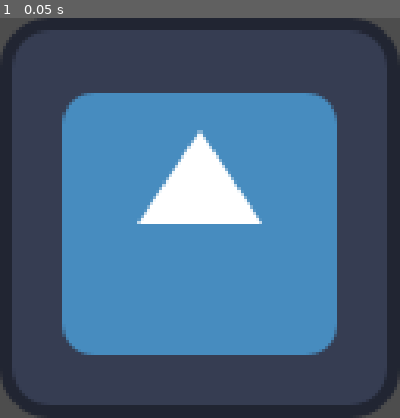
Above: before the commit, frame 1.
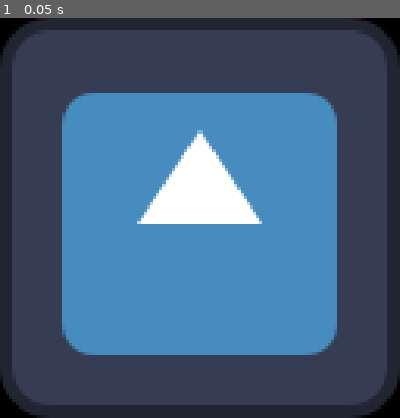
Above: after the commit, the same moment.

Repository: V93977029l/Windows_Pet
Game: Godot game, scene res://node_2d.tscn
Two runs of this game, one before a commit and one after it. Both use one fixed random seed, a clock stepped at 60 frames per second and the inputs below. The engine's default icon, where the game draws it, is replaced by a stand-in: a white triangle on a blue panel in a dark square.
Inputs:
- Up to frame 1 (0.05 s): no input

The runs differ from the first frame. In frame 1, 1.4% of the frame differs, in the area x 0-100%, y 0-100%.

Commit message:
refactor(pet): 移除未使用的右键点击脚本功能
清理冗余代码，删除不再需要的右键点击脚本及相关调用，简化代码结构

Diff:
--- a/transparent-pet/pet.gd
+++ b/transparent-pet/pet.gd
@@ -1,44 +1,42 @@
 extends Node2D
 
+# 核心修正：用new()实例化RefCounted脚本，完全删掉找空节点的代码
+@onready var drag_script = preload("res://pet_drag.gd").new()
 @onready var pet_sprite: Sprite2D = $Sprite2D
-# 记录点击偏移（整型，无精度误差）
-var click_offset: Vector2i = Vector2i.ZERO
-# 拖动标记（全局生效）
-var is_dragging: bool = false
 
 func _ready():
-	# 窗口尺寸适配
+	print("✅ ====== 桌宠主程序初始化完成 =======")
+	# 1. 窗口基础配置（最终版，无属性错误）
+	init_window()
+	# 2. 初始化附属脚本（直接调用init，无需判空找节点）
+	drag_script.init(self)
+
+# 窗口初始化（4.x官方正确配置，透明+无边框+穿透）
+func init_window():
 	if pet_sprite and pet_sprite.texture:
 		var sprite_size: Vector2 = pet_sprite.texture.get_size()
 		var sprite_size_i: Vector2i = Vector2i(int(round(sprite_size.x)), int(round(sprite_size.y)))
 		get_window().size = sprite_size_i
-
-		# 窗口居中
 		var screen_size_i: Vector2i = DisplayServer.screen_get_size()
 		var window_pos_i: Vector2i = (screen_size_i - sprite_size_i) / 2
 		get_window().position = window_pos_i
+		# Window属性最终版
+		var window = get_window()
+		window.borderless = true
+		window.transparent = true
+		window.transparent_bg = true
+		# 4.x官方鼠标穿透方法
+		DisplayServer.window_set_flag(
+			window.get_window_id(),
+			DisplayServer.WINDOW_FLAG_MOUSE_PASSTHROUGH,
+			true
+		)
+		print("📌 桌宠窗口尺寸：", sprite_size_i, "，位置：", window_pos_i)
 
-# 仅用于检测“鼠标在碰撞区内按下”（触发拖动开始）
-func _on_area_2d_input_event(_viewport: Node, event: InputEvent, _shape_idx: int) -> void:
-	# 只有在碰撞区内按下左键，才开始拖动
-	if event is InputEventMouseButton and event.button_index == MOUSE_BUTTON_LEFT:
-		if event.pressed:
-			# 记录鼠标与窗口的偏移（用全局鼠标位置，无视口干扰）
-			var mouse_global: Vector2i = DisplayServer.mouse_get_position()
-			click_offset = mouse_global - get_window().position
-			is_dragging = true
-		else:
-			is_dragging = false
+# 转发Input事件到附属脚本（直接调用，无需判空）
+func _input(event: InputEvent):
+	drag_script.handle_drag_input(event)
 
-# 全局输入事件：只要拖动状态为true，无论鼠标在哪都持续更新位置
-func _input(event: InputEvent) -> void:
-	# 1. 全局监听鼠标松开（防止鼠标移出碰撞区后松不开）
-	if event is InputEventMouseButton and event.button_index == MOUSE_BUTTON_LEFT and not event.pressed:
-		is_dragging = false
-
-	# 2. 拖动状态下，实时更新窗口位置（不受碰撞区限制）
-	if is_dragging and event is InputEventMouseMotion:
-		var mouse_global: Vector2i = DisplayServer.mouse_get_position()
-		var target_pos: Vector2i = mouse_global - click_offset
-		# 直接设置窗口位置，全程整型无抖动
-		get_window().position = target_pos
+# 转发Area2D的input_event信号到拖动脚本（直接调用，无需判空）
+func _on_area_2d_input_event(_viewport: Node, event: InputEvent, _shape_idx: int):
+	drag_script.handle_area_input_event(event)
--- /dev/null
+++ b/transparent-pet/pet_drag.gd
@@ -0,0 +1,33 @@
+# 删掉extends Node，默认继承RefCounted，无需空节点
+var parent_node: Node2D # 主节点引用
+var click_offset: Vector2i = Vector2i.ZERO
+var is_dragging: bool = false
+
+# 初始化（接收主节点）
+func init(node: Node2D):
+	parent_node = node
+	print("✅ 拖动逻辑初始化完成")
+
+# 处理Area2D的点击事件（触发拖动）
+func handle_area_input_event(event: InputEvent):
+	if not parent_node: return
+
+	if event is InputEventMouseButton and event.button_index == MOUSE_BUTTON_LEFT:
+		if event.pressed:
+			var mouse_global: Vector2i = DisplayServer.mouse_get_position()
+			click_offset = mouse_global - parent_node.get_window().position
+			is_dragging = true
+		else:
+			is_dragging = false
+
+# 处理Input事件（执行拖动）
+func handle_drag_input(event: InputEvent):
+	if not parent_node: return
+
+	# 左键松开停止拖动
+	if event is InputEventMouseButton and event.button_index == MOUSE_BUTTON_LEFT and not event.pressed:
+		is_dragging = false
+	# 执行拖动
+	if is_dragging and event is InputEventMouseMotion:
+		var mouse_global: Vector2i = DisplayServer.mouse_get_position()
+		parent_node.get_window().position = mouse_global - click_offset
Not shown, added: transparent-pet/pet_drag.gd.uid
Not shown, changed: .obsidian/workspace.json
Not shown, changed: 待完成功能清单.md
